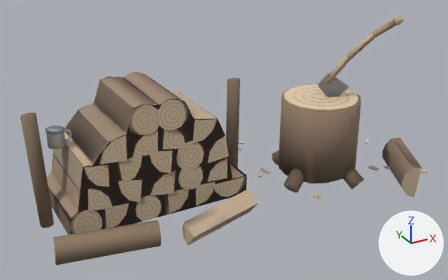
An edit to the glTF model props/lived/lived.glb, drawn before and after from the same camera.
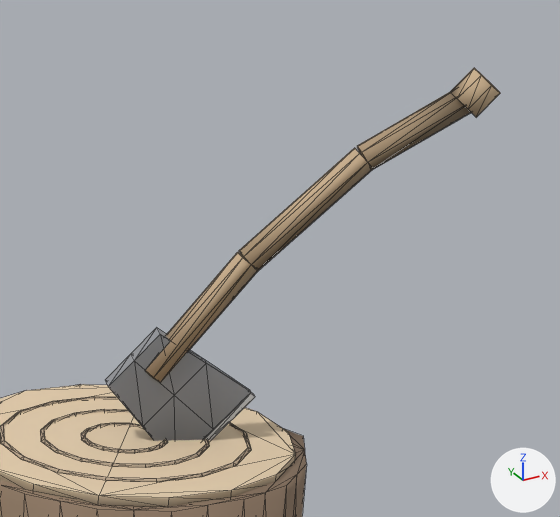
There are two pictures of each version: one whole from a camera (50 mm lens) standing at (-1.031, -2.733, 1.588) and looking at (0.393, -0.144, 0.294), one close up on the part from 66% to 93% of the width and 0% to 41% of the height. The axes (+X, +Y, +Z) are drawn at lower right. The lights are the same throughout. The first two pictures are the older version. The close-ups show mesh edges as thin lines. Vertices at exactly the same position are counted once.

Script lines for the objects in view, before the commit:
```python
me_cylinder_022 = bpy.data.meshes.new('Cylinder.022')
me_cylinder_022.from_pydata(...)  # 706 vertices, 1292 faces; spans x -0.59..1.52, y -0.63..0.38, z -0.06..0.88
me_cylinder_022.materials.append(mat_baked)
ob_woodpile = bpy.data.objects.new('WoodPile', me_cylinder_022)
ob_woodpile.location = (0.0, 0.0, 0.0)
```
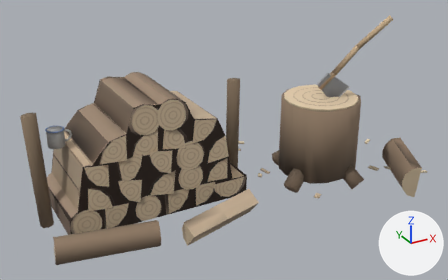
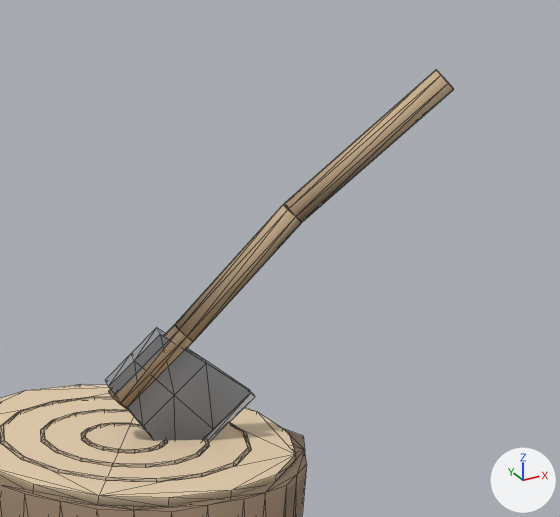
Pixel boxes [x1, y1, x2, y2] of what changed, in the close-ups (560 x 517 px):
'WoodPile', reshaped: before [0, 68, 500, 517]; after [0, 69, 454, 517]
part 1 of me_cylinder_022, added: after [108, 204, 302, 409]
part 2 of me_cylinder_022, deleted (beige): before [450, 68, 500, 117]
part 3 of me_cylinder_022, reshaped: before [145, 92, 471, 383]; after [284, 69, 454, 222]

The edits, one by one:
me_cylinder_022 is used by ob_woodpile; location (0.0, 0.0, 0.0).
me_cylinder_022 had 706 vertices, 1292 faces and spanned x -0.59..1.52, y -0.63..0.38, z -0.06..0.88.
me_cylinder_022 now has 692 vertices, 1264 faces and spans x -0.59..1.52, y -0.63..0.38, z -0.06..0.88.
me_cylinder_022 part 1: a new loose piece of 30 vertices spanning x 0.98..1.17, y -0.25..-0.13, z 0.47..0.72, in mat_baked.
me_cylinder_022 part 2: the loose piece of 16 vertices spanning x 1.3..1.36, y -0.36..-0.31, z 0.82..0.88 is deleted.
Part 3, on me_cylinder_022:
30 vertices are removed from x 1.01..1.24, y -0.29..-0.15, z 0.5..0.79.
64 faces are deleted.
13 vertices move from x 1.21..1.33, y -0.34..-0.26, z 0.76..0.86 to x 1.14..1.31, y -0.33..-0.23, z 0.7..0.88.
2 vertices are added at (1.16, -0.22, 0.71), (1.15, -0.25, 0.71).
8 new faces join them.
